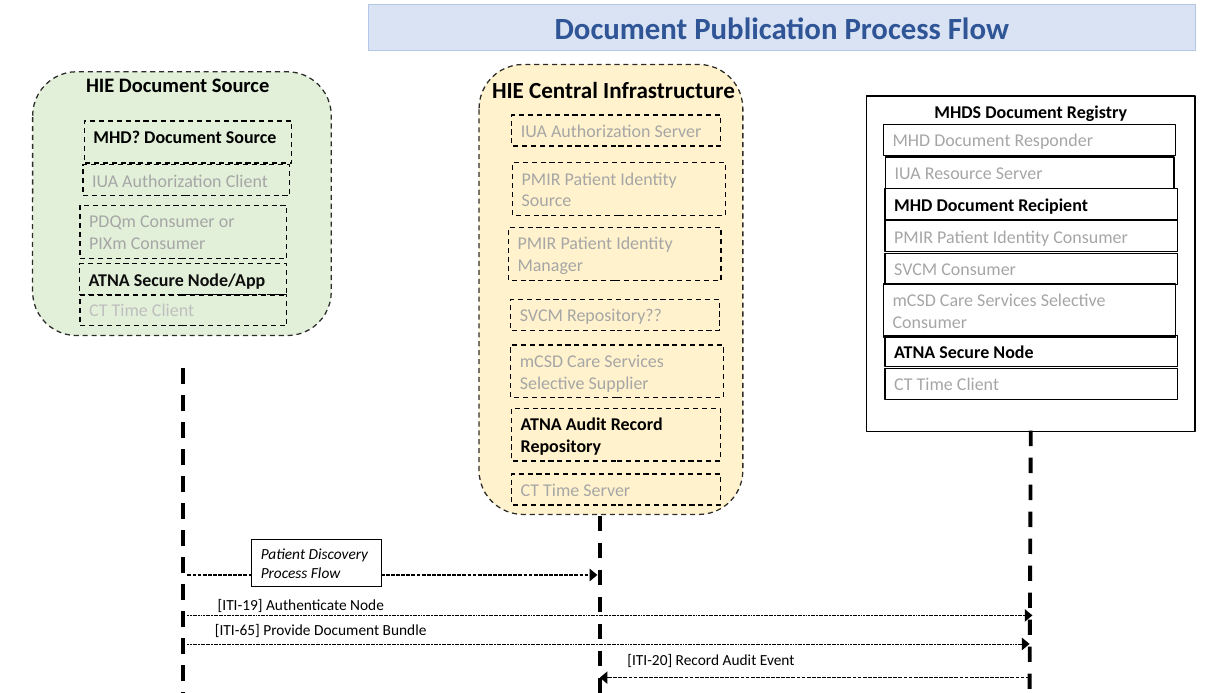
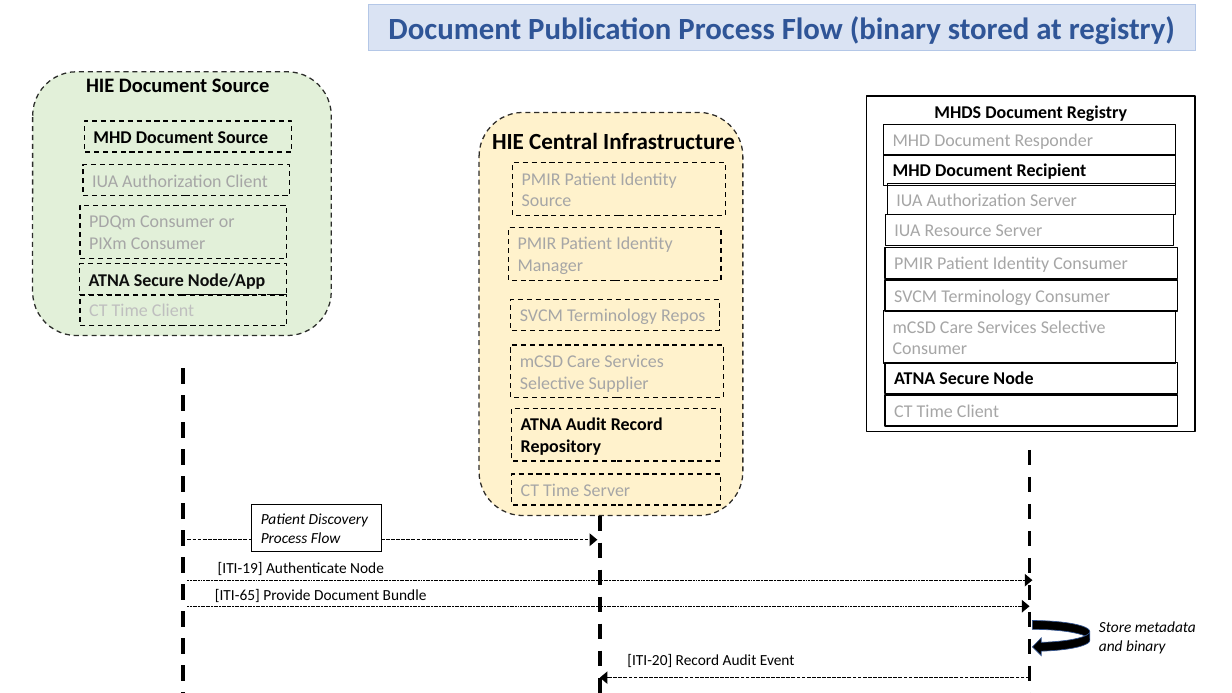
Before and after one commit to IHE/IT-Infrastructure, a slide deck: slide 3 of MHDS/MHDS-alt-actorDiagram-and-processFlows.pptx. Drawn at 1232x693 pixels with LibreOffice and Linux fonts; fonts in the diff are those of the drawing. Boxes give left, top, right and bottom in pixels: in the first picture for what was removed or moved away, otherwise in the second. Text is boxed around its words. In the diff, an @@ line names an element or a change of style, - is before the commit and + after.

```diff
--- a/MHDS/MHDS-alt-actorDiagram-and-processFlows.pptx
+++ b/MHDS/MHDS-alt-actorDiagram-and-processFlows.pptx
@@ text in rectangle at bbox=[388, 16, 1175, 44]: text changed @@
-Document Publication Process Flow
+Document Publication Process Flow (binary stored at registry)
@@ rounded rectangle: place and size @@
-rounded rectangle at bbox=[480, 65, 744, 515]
+rounded rectangle at bbox=[480, 113, 744, 516]
@@ rectangle "MHD Document Source": place and size @@
-rectangle "MHD Document Source" at bbox=[84, 121, 292, 164]
+rectangle "MHD Document Source" at bbox=[84, 121, 292, 152]
@@ text in rectangle at bbox=[93, 131, 269, 143]: text changed @@
-MHD? Document Source
+MHD Document Source
@@ text "HIE Central Infrastructure": place and size @@
-text "HIE Central Infrastructure" at bbox=[492, 78, 735, 98]
+text "HIE Central Infrastructure" at bbox=[492, 129, 735, 149]
@@ rectangle "IUA Authorization Server": place and size @@
-rectangle "IUA Authorization Server" at bbox=[512, 115, 721, 146]
+rectangle "IUA Authorization Server" at bbox=[887, 184, 1176, 215]
@@ rectangle "IUA Authorization Server" at bbox=[887, 184, 1176, 215]: outline #000000 1 pt dashed to #000000 1 pt @@
@@ rectangle "IUA Resource Server": place and size @@
-rectangle "IUA Resource Server" at bbox=[885, 157, 1174, 189]
+rectangle "IUA Resource Server" at bbox=[885, 214, 1174, 246]
@@ 5 rectangles: place and size @@
-5 rectangles at bbox=[884, 221, 1177, 400]
+5 rectangles at bbox=[884, 248, 1177, 427]
@@ text in rectangle at bbox=[894, 290, 1110, 305]: text changed @@
-SVCM Consumer
+SVCM Terminology Consumer
@@ text in rectangle at bbox=[520, 308, 705, 324]: text changed @@
-SVCM Repository??
+SVCM Terminology Repos
@@ line moved from (1031, 431) - (1030, 693) to (1030, 450) - (1030, 693) @@
@@ 2 texts, 2 rectangles, 2 arrows: place and size @@
-2 texts, 2 rectangles, 2 arrows at bbox=[188, 189, 1177, 637]
+2 texts, 2 rectangles, 2 arrows at bbox=[188, 154, 1176, 602]
@@ arrow moved from (188, 644) - (1030, 644) to (188, 606) - (1030, 606) @@
@@ curved right arrow added at bbox=[1032, 621, 1090, 656], fill #000000, outline #325491 0.5 pt @@
@@ text added at bbox=[1099, 621, 1196, 654], 12 pt, text #000000, italic @@
+Store metadata and binary
```
Also in this commit, not shown: 4 other slides changed, 1 slide added, 2 other files.
